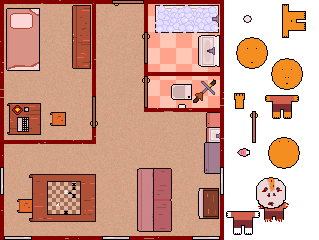
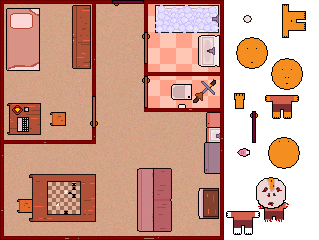
Revision of a layered (319, 240) image; what changed, layer by layer:
moved "Layer 1 copy 29" above "Layer 50", painted on it over left=0, top=0, right=224, bottom=240
removed layer "Layer 1 copy 23" over left=0, top=0, right=96, bottom=144
painted on "Layer 1 copy 40" over left=113, top=1, right=143, bottom=5
painted on "Layer 1 copy 31" over left=251, top=112, right=257, bottom=142
painted on "Layer 1 copy 30" over left=91, top=97, right=97, bottom=127
painted on "Layer 1 copy 28" over left=143, top=33, right=149, bottom=63
painted on "Layer 1 copy 22" over left=143, top=77, right=149, bottom=107
removed layer "Layer 1 copy 27" over left=144, top=80, right=224, bottom=112
removed layer "Layer 1 copy 26" over left=144, top=0, right=224, bottom=76
